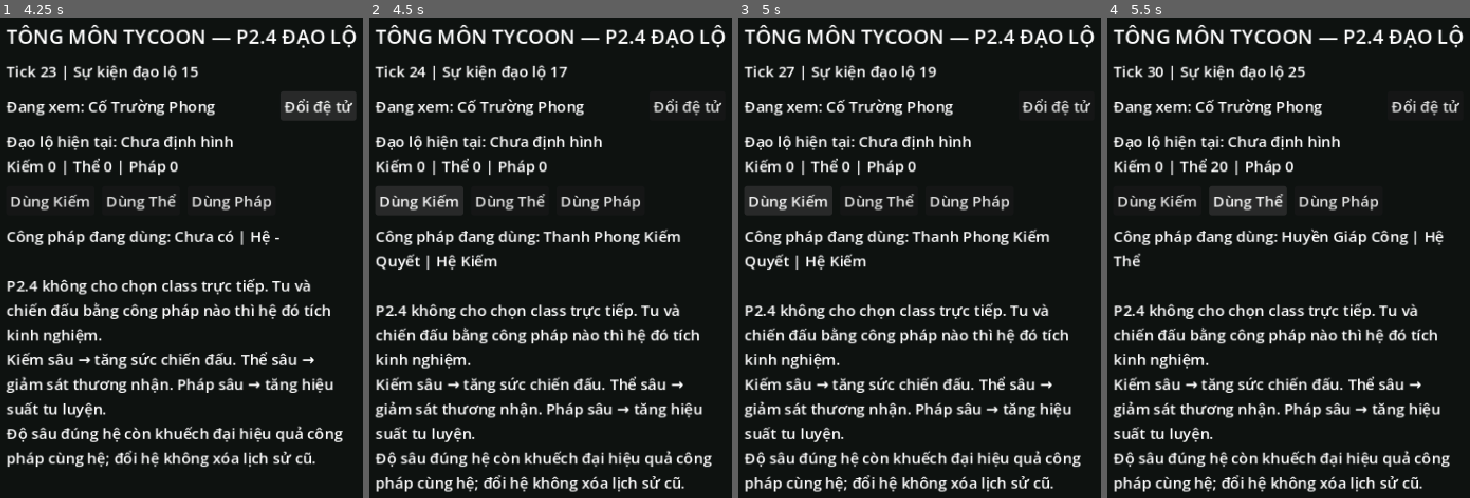
Above: before the commit, frames 1-4 (left to right).
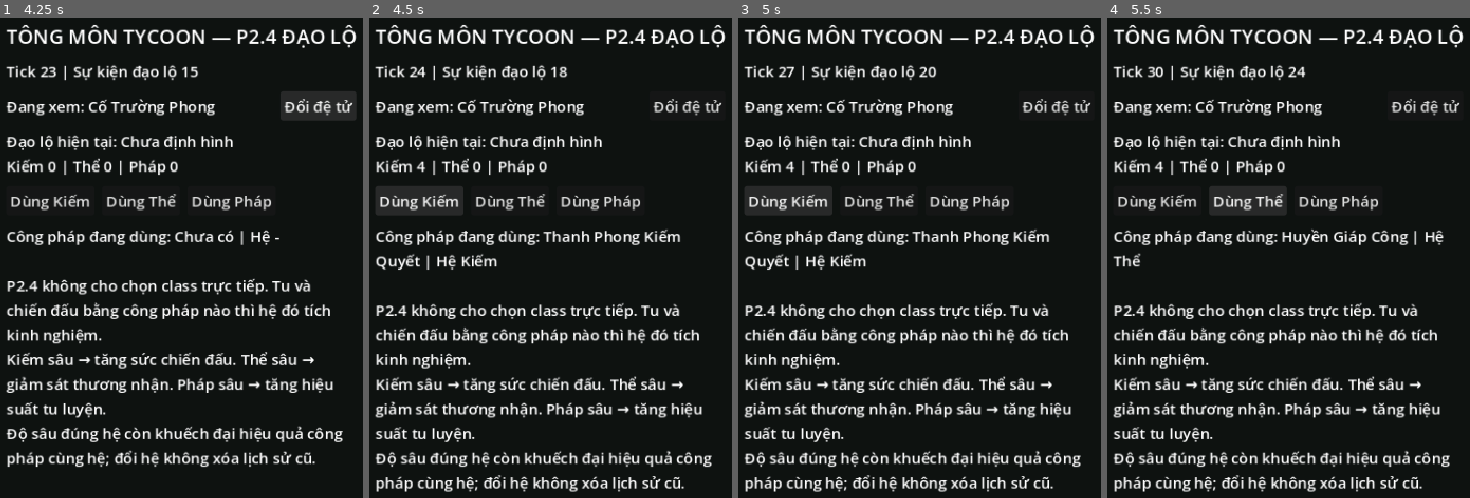
Above: after the commit, the same moments.

Repository: vuanhtuan161094-byte/TongMonBaDao
Game: Godot game, scene res://scenes/p2/p2_4_cultivation_paths.tscn
The game is run twice, just before and just after one commit, with the same random seed, the same clock (stepped at 60 frames per second) and the same inputs. This scene is started directly instead of the project's main scene.
Inputs:
- Up to frame 1 (4.25 s): click "Đổi đệ tử" at 0.5 s; click "Dùng Kiếm" at 1.25 s; click "Dùng Thể" at 2 s; click "Dùng Pháp" at 2.75 s; click "Đổi đệ tử" at 3.5 s
- Up to frame 2 (4.5 s): click "Dùng Kiếm" at 4.25 s
- Up to frame 3 (5 s): no input
- Up to frame 4 (5.5 s): click "Dùng Thể" at 5 s

Frame 1 is identical in both runs. In frame 2, less than 0.1% of the frame differs, in the area x 12-55%, y 10-33%; in frame 3, 0.1%; in frame 4, 0.5%.

Commit message:
fix: stabilize P1.5+ scheduler order across save load

Diff:
--- a/godot/src/simulation/core/simulation_scheduler.gd
+++ b/godot/src/simulation/core/simulation_scheduler.gd
@@ -26,9 +26,21 @@
     if state.sect.needs_enabled:
         needs_system.process_logistics_tick(state)
 
-    for disciple in state.disciples.values():
-        _step_disciple(disciple)
-        disciple.metrics["actions"] = int(disciple.metrics.get("actions", 0)) + 1
+    # P1.5 introduces same-tick dependencies on teammates/leaders. Dictionary
+    # iteration order is not a valid simulation contract across save/load, so
+    # organization-enabled states use a canonical disciple order. Earlier
+    # locked P0-P1.4 paths retain their original iteration behavior exactly.
+    if state.p1_organization_enabled:
+        var disciple_ids: Array = state.disciples.keys()
+        disciple_ids.sort()
+        for raw_id in disciple_ids:
+            var disciple: DiscipleState = state.disciples[raw_id]
+            _step_disciple(disciple)
+            disciple.metrics["actions"] = int(disciple.metrics.get("actions", 0)) + 1
+    else:
+        for disciple in state.disciples.values():
+            _step_disciple(disciple)
+            disciple.metrics["actions"] = int(disciple.metrics.get("actions", 0)) + 1
 
     state.rng_state = rng.snapshot_seed_state()
 
